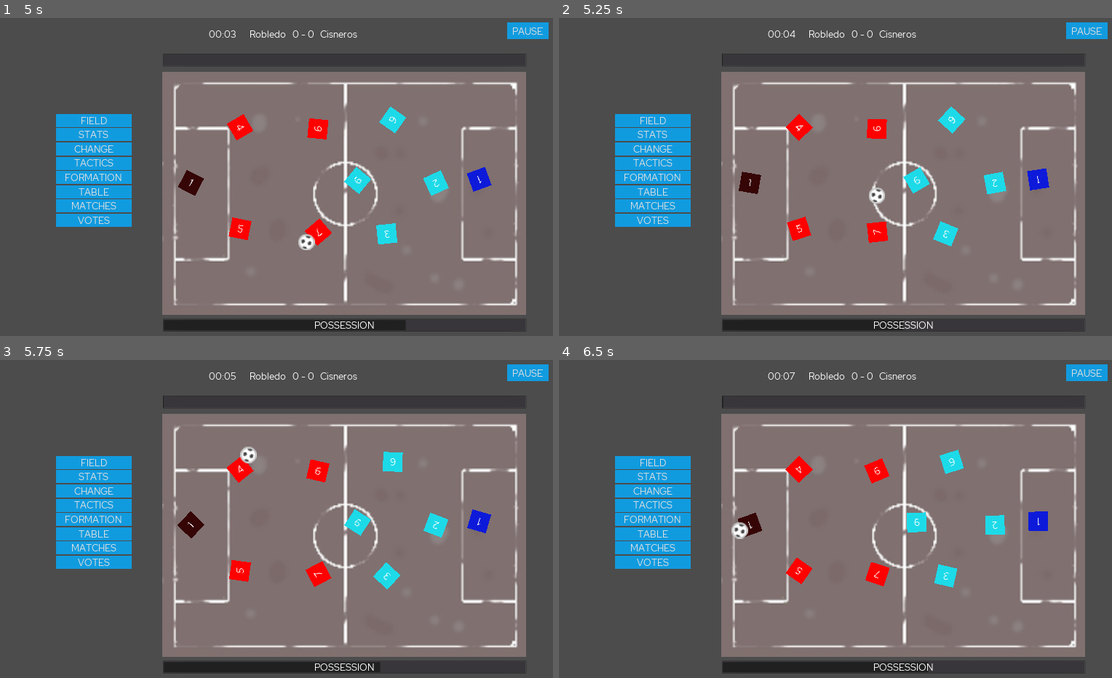
Above: before the commit, frames 1-4 (two rows, left to right).
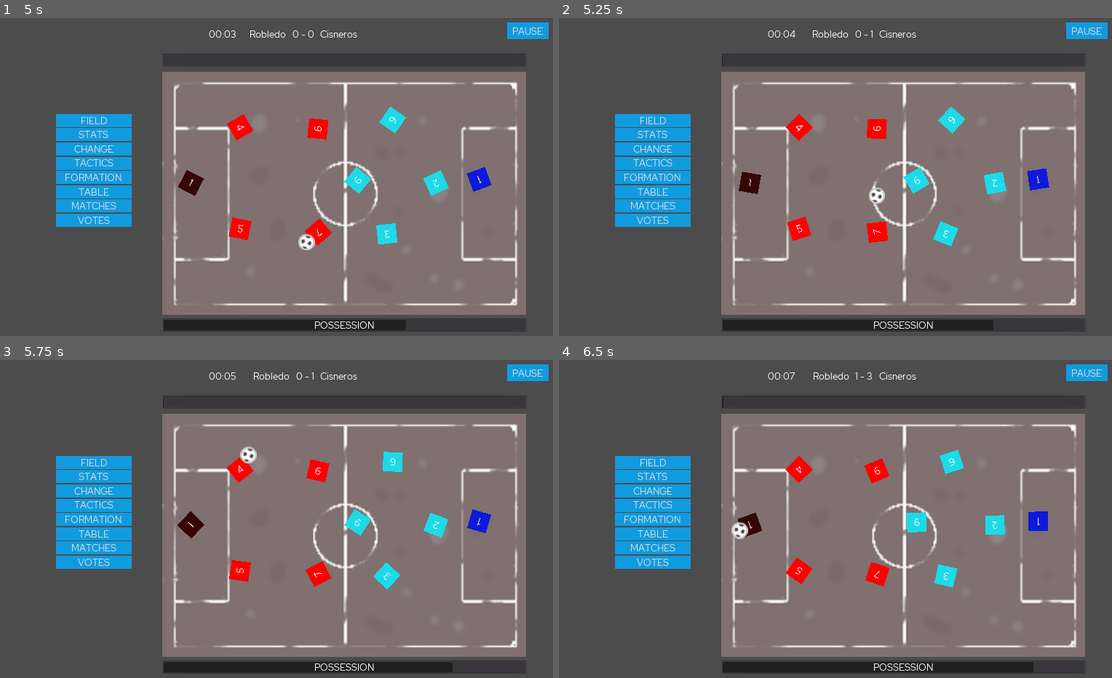
Above: after the commit, the same moments.

Repository: dulvui/futsal-manager
Game: Godot game, scene res://src/screens/splash/SplashScreen.tscn
Same seed, same stepped clock (60 frames per second), same inputs: the game is played once before the commit and once after it.
Inputs (mouse positions are in pixels of both pictures, inside the frame that each line leads up to):
- Up to frame 1 (5 s): click "START" at 0.5 s; click (298, 138) at 1.27 s; type "Alex" at 1.35 s; click (298, 167) at 1.5 s; type "Alex" at 1.58 s; click "Continue" at 2 s; click "Centro" at 2.75 s; click "Continue" at 3.5 s; click "FIELD" at 4.25 s
- Up to frame 2 (5.25 s): click "STATS" at 5 s
- Up to frame 3 (5.75 s): no input
- Up to frame 4 (6.5 s): click "CHANGE" at 5.75 s

Frame 1 is identical in both runs. In frame 2, 0.6% of the frame differs, in the area x 45-79%, y 3-99%; in frame 3, 0.5%; in frame 4, 0.7%, in the area x 45-86%, y 3-99%.

Commit message:
scoring first goals, but too many in just 20 seconds

Diff:
--- a/game/src/utils/match-simulator/MatchSimulator.gd
+++ b/game/src/utils/match-simulator/MatchSimulator.gd
@@ -134,13 +134,14 @@
 	if player["has_ball"]:
 		print(player["name"] + " has ball")
 		var decision = _what_offensive_decision(player,pos) # make it affected by tactic, formation and in which sector player is
+		print(decision)
 		match decision:
 			"PASS":
 				print(" and passes the ball")
 				_pass_to(player,POS[randi()%POS.size()])
 			"SHOOT":
 				print(" and shoots the ball")
-				_shoot(player)
+				_shoot(player,pos)
 			"DRIBBLE":
 				print(" and dribbles")
 				_dribble(player)
@@ -157,60 +158,69 @@
 func _what_offensive_decision(player,pos):
 	var decision
 	var o1 = randi()%20
-
+	print(pos)
 	match pos:
 		"G":
-			if home_has_ball:
-				if o1 < home_team["offensive_tactics"]["O1"]:
-					#possession
-					# pass to defender
-					pass
-				else:
-					#fast attack
-					#pass to wings or pivot
-					pass
+			if o1 < home_team["offensive_tactics"]["O1"]:
+				decision = "PASS"
+			else:
+				#fast attack
+				#pass to wings or pivot
+				decision = "PASS"
 		"D":
-			if home_has_ball:
-				if o1 < home_team["offensive_tactics"]["O1"]:
-					#possession
-					# pass to winger o goalie
-					pass
-				else:
-					#fast attack
-					#pass to wing or pivot, keypass
-					pass
+			if o1 < home_team["offensive_tactics"]["O1"]:
+				#possession
+				# pass to winger o goalie
+				decision = "PASS"
+			else:
+				#fast attack
+				#pass to wing or pivot, keypass
+				decision = "PASS"
 		"WL":
-			if home_has_ball:
-				if o1 < home_team["offensive_tactics"]["O1"]:
-					#possession
-					# pass to defender, or winger o goalie
-					pass
-				else:
-					#fast attack
-					#pass to wing or pivot, keypass, dribble
-					pass
+			if o1 < home_team["offensive_tactics"]["O1"]:
+				#possession
+				# pass to defender, or winger o goalie
+				if randi()%3 == 0:
+					return "SHOOT"
+				else:
+					decision = "PASS"
+			else:
+				#fast attack
+				#pass to wing or pivot, keypass, dribble
+				if randi()%3 != 0:
+					return "SHOOT"
+				else:
+					decision = "PASS"
 		"WR":
-			if home_has_ball:
-				if o1 < home_team["offensive_tactics"]["O1"]:
-					#possession
-					# pass to defender, or winger o goalie
-					pass
-				else:
-					#fast attack
-					#pass to wing or pivot, keypass, dribble
-					pass
+			if o1 < home_team["offensive_tactics"]["O1"]:
+				#possession
+				# pass to defender, or winger o goalie
+				if randi()%3 == 0:
+					return "SHOOT"
+				else:
+					decision = "PASS"
+			else:
+				#fast attack
+				#pass to wing or pivot, keypass, dribble
+				if randi()%3 != 0:
+					return "SHOOT"
+				else:
+					decision = "PASS"
 		"P":
-			if home_has_ball:
-				if o1 < home_team["offensive_tactics"]["O1"]:
-					#possession
-					# pass winger, low probabilty of shot
-					pass
-				else:
-					#fast attack
-					#shoot, pass to wingers, key pass, dribble
-					pass
-
-	return "PASS"
+			if o1 < home_team["offensive_tactics"]["O1"]:
+				#possession
+				# pass to defender, or winger o goalie
+				if randi()%4 == 0:
+					return "SHOOT"
+				else:
+					decision = "PASS"
+			else:
+				#fast attack
+				#pass to wing or pivot, keypass, dribble
+				if randi()%4 != 0:
+					return "SHOOT"
+				else:
+					decision = "PASS"
 	return decision
 
 
@@ -223,8 +233,47 @@
 func _move_with_ball(player):
 	pass
 
-func _shoot(player):
-	pass
+func _shoot(player,position):
+	# look also for long shoot in next iteration
+	player["has_ball"] = false
+	var shoot_factor = player["stats"]["technial"]["shoot"]
+
+	var team_posses
+	var team_no_posses
+	if home_has_ball:
+		team_posses = home_team
+		team_no_posses = away_team
+	else:
+		team_posses = away_team
+		team_no_posses = home_team
+
+	var nearest_defender = team_no_posses["players"][_get_nearest_defender(position)]
+	var intercept_factor = nearest_defender["stats"]["technial"]["interception"]
+
+	var result = randi()% (shoot_factor + intercept_factor)
+
+	print("shoot %s vs intercept %s  = %s"%[str(shoot_factor),str(intercept_factor),str(result)])
+
+	if result <= shoot_factor:
+		#check goalie stats, but goal for now
+		print("GOALLLLLL")
+		if home_has_ball:
+			home_stats["goals"] += 1
+			home_has_ball = false
+			away_team["players"]["P"]["has_ball"] = true
+		else:
+			away_stats["goals"] += 1
+			home_has_ball = true
+			home_team["players"]["P"]["has_ball"] = true
+	else:
+		print("Interception")
+		if home_has_ball:
+			home_has_ball = false
+			away_team["players"]["D"]["has_ball"] = true
+		else:
+			away_stats["goals"] += 1
+			home_has_ball = true
+			home_team["players"]["D"]["has_ball"] = true
 
 func _dribble(player):
 	pass
@@ -235,66 +284,48 @@
 func _pass_to(player,position):
 	print(player["name"] + " passes to " + position)
 	player["has_ball"] = false
-	if home_has_ball:
+
+	var team_posses
+	var team_no_posses
+	if home_has_ball:
+		team_posses = home_team
+		team_no_posses = away_team
+	else:
+		team_posses = away_team
+		team_no_posses = home_team
+
+	var nearest_defender = team_no_posses["players"][_get_nearest_defender(position)]
+	var pass_stats
+
+	var is_short = randi()%20 < team_posses["offensive_tactics"]["O1"]
+
+	if is_short:
 		print("short pass")
-		var pass_stats
-
-		var is_short = randi()%20 < home_team["offensive_tactics"]["O1"]
-
-		if is_short:
-			pass_stats = player["stats"]["technial"]["pass"]
-		else:
-			pass_stats = player["stats"]["technial"]["long_pass"]
-
-		var nearest_defender = away_team["players"][_get_nearest_defender(position)]
-		var defender_stats = nearest_defender["stats"]["technial"]["marking"]
-		var will_do_pressing = randi()%20 > away_team["defensive_tactics"]["D1"]
-
-		if will_do_pressing:
-			#reduce stamina
-			pass
-
-		var result = randi()% pass_stats + defender_stats
-
-		if result <= pass_stats:
-			print("SUCCESS")
-			home_team["players"][position]["has_ball"] = true
-		else:
-			print("INTERCEPT")
-			print("posses change")
-			home_has_ball = false
-			nearest_defender["has_ball"] = true
-	else:
-		print("short pass")
-		var pass_stats
-
-		var is_short = randi()%20 < away_team["offensive_tactics"]["O1"]
-
-		if is_short:
-			pass_stats = player["stats"]["technial"]["pass"]
-		else:
-			pass_stats = player["stats"]["technial"]["long_pass"]
-
-		var nearest_defender = home_team["players"][_get_nearest_defender(position)]
-		var defender_stats = nearest_defender["stats"]["technial"]["marking"]
-		var will_do_pressing = randi()%20 > home_team["defensive_tactics"]["D1"]
-
-		if will_do_pressing:
-			#reduce stamina
-			pass
-
-		var result = randi()% (pass_stats + defender_stats)
-
-		print("pass %s vs mark %s = %s"%[str(pass_stats),str(defender_stats),str(result)])
-
-		if result <= pass_stats:
-			print("SUCCESS")
-			away_team["players"][position]["has_ball"] = true
-		else:
-			print("INTERCEPT")
-			print("posses change")
-			home_has_ball = true
-			nearest_defender["has_ball"] = true
+		pass_stats = player["stats"]["technial"]["pass"]
+	else:
+		print("long pass")
+		pass_stats = player["stats"]["technial"]["long_pass"]
+
+	var defender_stats = nearest_defender["stats"]["technial"]["marking"]
+	var will_do_pressing = randi()%20 > team_no_posses["defensive_tactics"]["D1"]
+
+	if will_do_pressing:
+		#reduce stamina
+		pass
+
+	var result = randi()% (pass_stats + defender_stats)
+
+	print("pass %s vs mark %s = %s"%[str(pass_stats),str(defender_stats),str(result)])
+
+
+	if result <= pass_stats:
+		print("SUCCESS")
+		team_posses["players"][position]["has_ball"] = true
+	else:
+		print("INTERCEPT")
+		home_has_ball = not home_has_ball
+		nearest_defender["has_ball"] = true
+
 
 
 func _get_nearest_defender(position):
